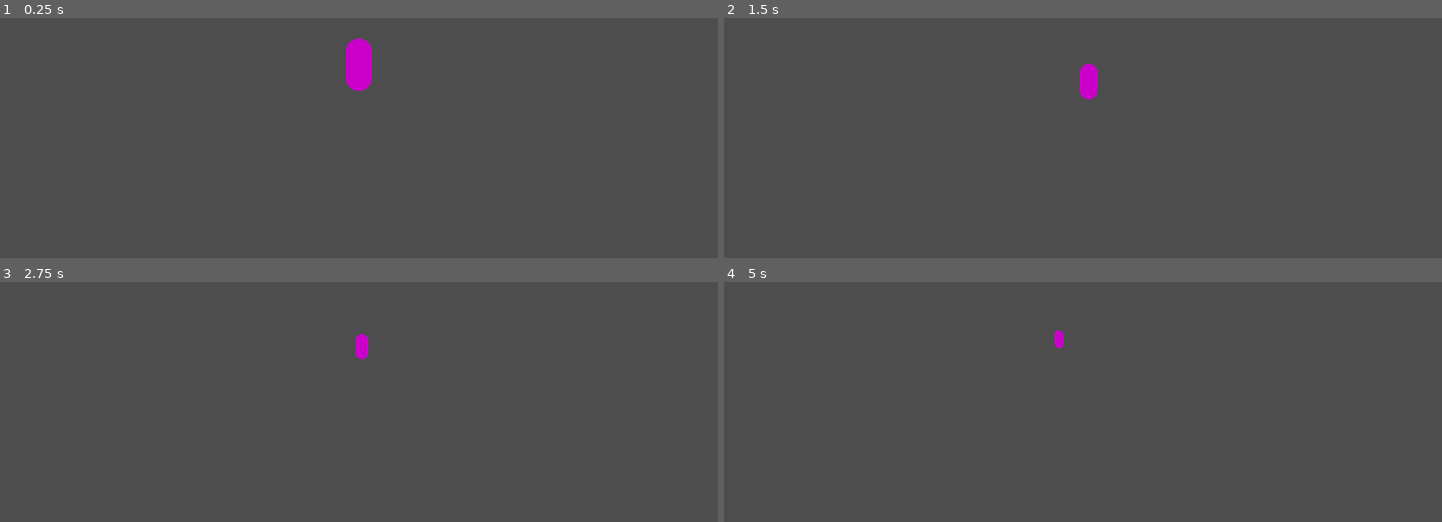
Above: before the commit, frames 1-4 (two rows, left to right).
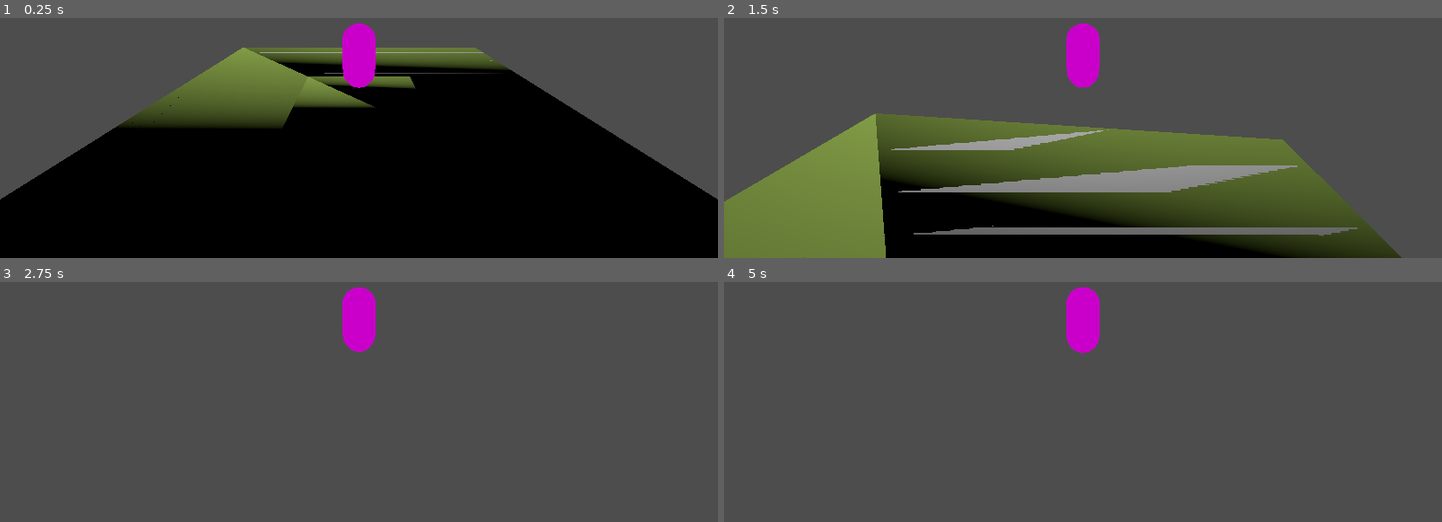
Above: after the commit, the same moments.

Repository: LeZellus/voxel
Game: Godot game, scene res://scenes/test/test_scene.tscn
Same seed, same stepped clock (60 frames per second), same inputs: the game is played once before the commit and once after it.
Inputs (mouse positions are in pixels of both pictures, inside the frame that each line leads up to):
- Up to frame 1 (0.25 s): no input
- Up to frame 2 (1.5 s): move the mouse to (1118, 54) at 0.52 s; hold Shift (run) 0.53-1.28 s; hold W (move_forward) from 0.53 s (still down); tap Space (jump) at 0.77, 0.8, 1.07, 1.35 s; move the mouse to (1047, 58) at 1.27 s
- Up to frame 3 (2.75 s): keep holding W (move_forward); tap Space (jump) at 1.52, 1.82, 2.3 s; tap Shift (run) at 1.55 s; move the mouse to (373, 313) at 2.02 s; hold Shift (run) from 2.03 s (still down)
- Up to frame 4 (5 s): move the mouse to (1075, 327) at 2.77 s; release Shift (run) at 2.78 s; tap Shift (run) at 2.85, 4.35 s; tap Space (jump) at 3.02, 3.32, 3.6, 3.77, 4.07, 4.52, 4.82 s; move the mouse to (1133, 325) at 3.52 s; tap Escape (ui_cancel) at 4.15 s; move the mouse to (outside the picture) at 4.27 s; release W (move_forward) at 4.28 s; hold A (move_left) from 4.28 s (still down); click (outside the picture) at 4.42 s

The runs differ from the first frame. In frame 1, 66% of the frame differs, in the area x 0-100%, y 2-100%; in frame 2, 45%; in frame 3, 1.0%; in frame 4, 1.2%.

Commit message:
camera system
add camera for player

Diff:
--- a/scenes/test/test_cube_scene.tscn
+++ b/scenes/test/test_cube_scene.tscn
@@ -1,3 +1,10 @@
-[gd_scene format=3 uid="uid://qd85q6gaduf2"]
+[gd_scene load_steps=2 format=3 uid="uid://qd85q6gaduf2"]
+
+[sub_resource type="WorldBoundaryShape3D" id="WorldBoundaryShape3D_tdx6i"]
 
 [node name="TestCube" type="Node3D"]
+
+[node name="Area3D" type="Area3D" parent="."]
+
+[node name="CollisionShape3D" type="CollisionShape3D" parent="Area3D"]
+shape = SubResource("WorldBoundaryShape3D_tdx6i")
--- /dev/null
+++ b/scenes/test/test_plateform.tscn
@@ -0,0 +1,13 @@
+[gd_scene load_steps=3 format=3 uid="uid://yyt7yjtqdboi"]
+
+[ext_resource type="PackedScene" uid="uid://c5d4l1dmnfl13" path="res://assets/models/optimized/plateform.fbx" id="1_041nl"]
+
+[sub_resource type="WorldBoundaryShape3D" id="WorldBoundaryShape3D_udu2a"]
+
+[node name="plateform" instance=ExtResource("1_041nl")]
+
+[node name="Area3D" type="StaticBody3D" parent="." index="4"]
+
+[node name="CollisionShape3D" type="CollisionShape3D" parent="Area3D" index="0"]
+transform = Transform3D(1, 0, 0, 0, 1, 0, 0, 0, 1, 0, 0.442073, 0)
+shape = SubResource("WorldBoundaryShape3D_udu2a")
--- a/scenes/test/test_scene.tscn
+++ b/scenes/test/test_scene.tscn
@@ -1,6 +1,7 @@
 [gd_scene load_steps=6 format=3 uid="uid://rm0npb5j2kr5"]
 
 [ext_resource type="Script" path="res://scripts/PlayerController.gd" id="1_0bupl"]
+[ext_resource type="PackedScene" uid="uid://yyt7yjtqdboi" path="res://scenes/test/test_plateform.tscn" id="1_egkgl"]
 
 [sub_resource type="StandardMaterial3D" id="StandardMaterial3D_rffcu"]
 shading_mode = 0
@@ -12,16 +13,14 @@
 
 [sub_resource type="CapsuleShape3D" id="CapsuleShape3D_a03if"]
 
-[sub_resource type="WorldBoundaryShape3D" id="WorldBoundaryShape3D_w281t"]
+[node name="TestScene" type="Node3D"]
 
-[node name="TestScene" type="Node3D"]
+[node name="plateform" parent="." instance=ExtResource("1_egkgl")]
+transform = Transform3D(1, 0, 0, 0, 1, 0, 0, 0, 1, 0, -1.88931, 0)
 
 [node name="Environment" type="Node3D" parent="."]
 
 [node name="DirectionalLight3D" type="DirectionalLight3D" parent="Environment"]
-
-[node name="Camera3D" type="Camera3D" parent="Environment"]
-transform = Transform3D(1, 0, 0, 0, 1, 0, 0, 0, 1, 0, 0, 10.0651)
 
 [node name="CharacterBody3D" type="CharacterBody3D" parent="."]
 script = ExtResource("1_0bupl")
@@ -32,14 +31,7 @@
 [node name="CollisionShape3D" type="CollisionShape3D" parent="CharacterBody3D"]
 shape = SubResource("CapsuleShape3D_a03if")
 
-[node name="CameraPivot" type="Node3D" parent="CharacterBody3D"]
+[node name="SpringArm3D" type="SpringArm3D" parent="CharacterBody3D"]
 
-[node name="Camera3D" type="Camera3D" parent="CharacterBody3D/CameraPivot"]
-
-[node name="MeshInstance3D" type="MeshInstance3D" parent="."]
-
-[node name="StaticBody3D" type="StaticBody3D" parent="MeshInstance3D"]
-
-[node name="CollisionShape3D" type="CollisionShape3D" parent="MeshInstance3D/StaticBody3D"]
-transform = Transform3D(1, 0, 0, 0, 1, 0, 0, 0, 1, 0, -3.19418, 0)
-shape = SubResource("WorldBoundaryShape3D_w281t")
+[node name="Camera3D" type="Camera3D" parent="CharacterBody3D/SpringArm3D"]
+transform = Transform3D(1, 0, 0, 0, 1, 0, 0, 0, 1, 0, 1.00633, 0)
--- a/scripts/PlayerController.gd
+++ b/scripts/PlayerController.gd
@@ -1,33 +1,64 @@
+# PlayerController.gd - Caméra Spring Arm style Godot/Unreal
 extends CharacterBody3D
 
-@export var speed = 5.0
-@export var jump_velocity = 4.5
-@export var mouse_sensitivity = 0.002
+# Configuration mouvement
+@export var walk_speed: float = 5.0
+@export var run_speed: float = 8.0
+@export var jump_velocity: float = 4.5
 
-@onready var camera_pivot = $CameraPivot
-@onready var camera = $CameraPivot/Camera3D
+# Configuration Spring Arm Camera
+@export var mouse_sensitivity: float = 0.002
+@export_range(-90.0, 90.0, 1.0, "radians_as_degrees") var min_vertical_angle: float = -PI/2
+@export_range(-90.0, 90.0, 1.0, "radians_as_degrees") var max_vertical_angle: float = PI/4
 
+# Nœuds Spring Arm
+@onready var spring_arm: SpringArm3D = $SpringArm3D
+@onready var camera: Camera3D = $SpringArm3D/Camera3D
+
+var current_speed: float
 var gravity = ProjectSettings.get_setting("physics/3d/default_gravity")
 
 func _ready():
 	Input.set_mouse_mode(Input.MOUSE_MODE_CAPTURED)
-	camera.position = Vector3(0, 2, -5)
+	setup_spring_arm()
 
-func _input(event):
-	if event is InputEventMouseMotion and Input.get_mouse_mode() == Input.MOUSE_MODE_CAPTURED:
-		# Rotation horizontale
-		rotate_y(-event.relative.x * mouse_sensitivity)
-		# Rotation verticale
-		camera_pivot.rotate_x(-event.relative.y * mouse_sensitivity)
-		camera_pivot.rotation.x = clamp(camera_pivot.rotation.x, -PI/2, PI/2)
+func setup_spring_arm():
+	# Configuration Spring Arm (ajuster selon vos préférences)
+	spring_arm.spring_length = 8.0      # Distance caméra
+	spring_arm.collision_mask = 1       # Collision avec le monde
+	spring_arm.margin = 0.5             # Marge collision
 
-	if event.is_action_pressed("ui_cancel"):
-		if Input.get_mouse_mode() == Input.MOUSE_MODE_CAPTURED:
+	# Rotation initiale (vue légèrement du dessus)
+	spring_arm.rotation.x = -0.3
+
+func _unhandled_input(event: InputEvent) -> void:
+	# Contrôle caméra avec souris
+	if event is InputEventMouseMotion and Input.mouse_mode == Input.MOUSE_MODE_CAPTURED:
+		# Rotation horizontale (Y axis)
+		rotation.y -= event.relative.x * mouse_sensitivity
+
+		# Rotation verticale (X axis) sur le SpringArm
+		spring_arm.rotation.x -= event.relative.y * mouse_sensitivity
+		spring_arm.rotation.x = clamp(spring_arm.rotation.x, min_vertical_angle, max_vertical_angle)
+
+	# Zoom avec molette
+	if event is InputEventMouseButton:
+		if event.button_index == MOUSE_BUTTON_WHEEL_UP:
+			spring_arm.spring_length = clamp(spring_arm.spring_length - 1.0, 3.0, 15.0)
+		elif event.button_index == MOUSE_BUTTON_WHEEL_DOWN:
+			spring_arm.spring_length = clamp(spring_arm.spring_length + 1.0, 3.0, 15.0)
+
+	# Toggle mouse capture
+	if event.is_action_pressed("toggle_mouse_capture"):
+		if Input.mouse_mode == Input.MOUSE_MODE_CAPTURED:
 			Input.set_mouse_mode(Input.MOUSE_MODE_VISIBLE)
 		else:
 			Input.set_mouse_mode(Input.MOUSE_MODE_CAPTURED)
 
-func _physics_process(delta):
+func _physics_process(delta: float) -> void:
+	handle_movement(delta)
+
+func handle_movement(delta: float) -> void:
 	# Gravité
 	if not is_on_floor():
 		velocity.y -= gravity * delta
@@ -36,15 +67,20 @@
 	if Input.is_action_just_pressed("jump") and is_on_floor():
 		velocity.y = jump_velocity
 
-	# Mouvement
+	# Vitesse
+	current_speed = run_speed if Input.is_action_pressed("run") else walk_speed
+
+	# Input mouvement
 	var input_dir = Input.get_vector("move_left", "move_right", "move_forward", "move_back")
-	var direction = (transform.basis * Vector3(input_dir.x, 0, input_dir.y)).normalized()
 
-	if direction:
-		velocity.x = direction.x * speed
-		velocity.z = direction.z * speed
+	if input_dir.length() > 0.0:
+		# MOUVEMENT RELATIF À L'ORIENTATION DU JOUEUR (pas de la caméra)
+		var direction = (transform.basis * Vector3(input_dir.x, 0, input_dir.y)).normalized()
+
+		velocity.x = direction.x * current_speed
+		velocity.z = direction.z * current_speed
 	else:
-		velocity.x = move_toward(velocity.x, 0, speed)
-		velocity.z = move_toward(velocity.z, 0, speed)
+		velocity.x = move_toward(velocity.x, 0, current_speed)
+		velocity.z = move_toward(velocity.z, 0, current_speed)
 
 	move_and_slide()
Binary file changed: assets/models/optimized/plateform.fbx
Not shown, changed: assets/models/optimized/plateform.obj
